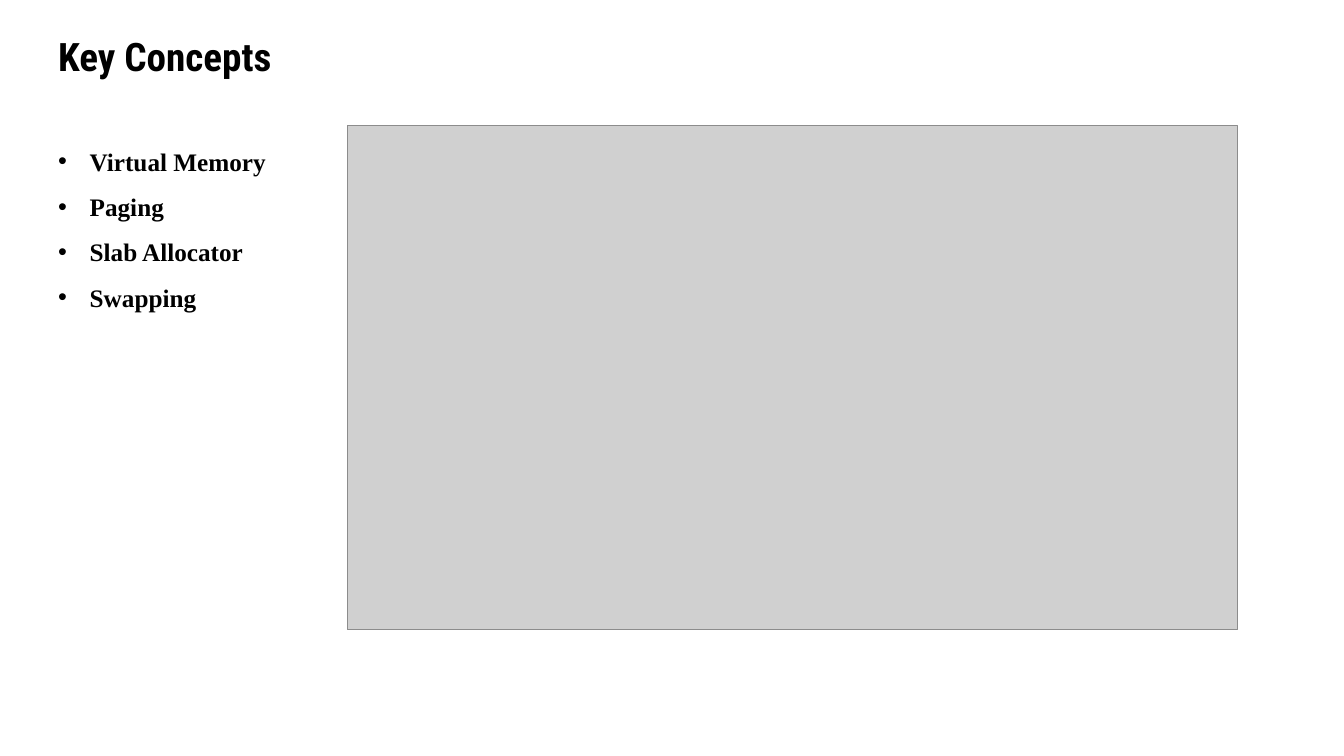
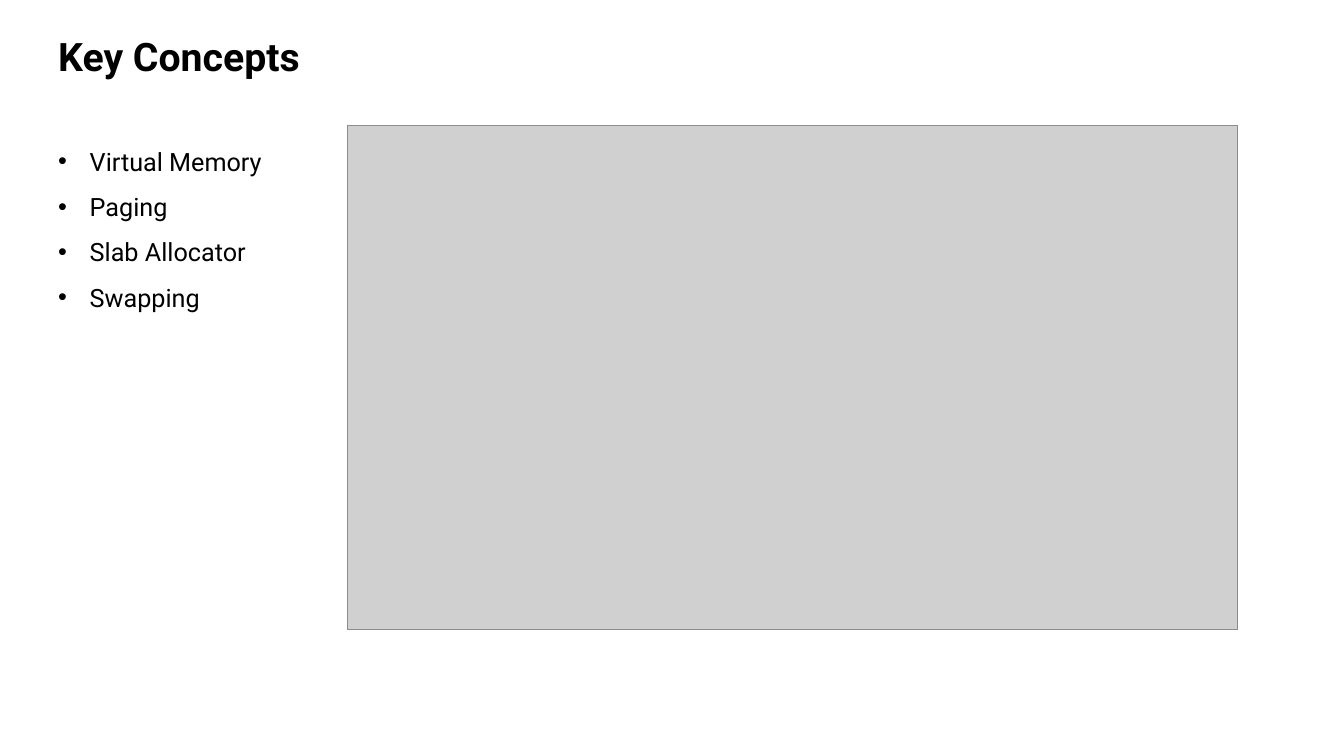
Before and after one commit to cuongnv99sc/OS_overview, a slide deck: slide 7 of doc/OS_overview.pptx (slide 8 before the commit). Drawn at 1344x756 pixels with LibreOffice and Linux fonts; fonts in the diff are those of the drawing; grey boxes stand for pictures. Boxes give left, top, right and bottom in pixels: in the first picture for what was removed or moved away, otherwise in the second. Text is boxed around its words. In the diff, an @@ line names an element or a change of style, - is before the commit and + after.

Commit message:
modify presentation

```diff
--- a/doc/OS_overview.pptx
+++ b/doc/OS_overview.pptx
@@ title "Key Concepts" at <box>58,42,300,80</box>: font Roboto Condensed to Roboto @@
@@ text "Virtual Memory" at <box>90,152,261,313</box>: font Times New Roman to Roboto, bold off @@
```
Also in this commit, not shown: 1 other slide changed, 9 slides added, 20 slides removed, 1 other file.
